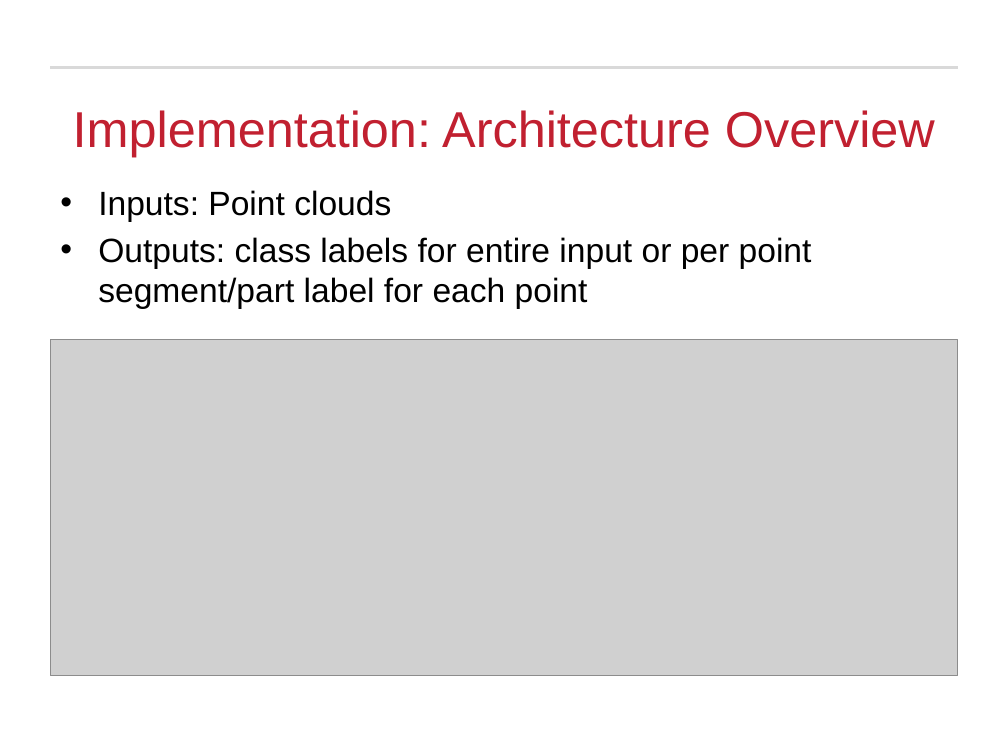
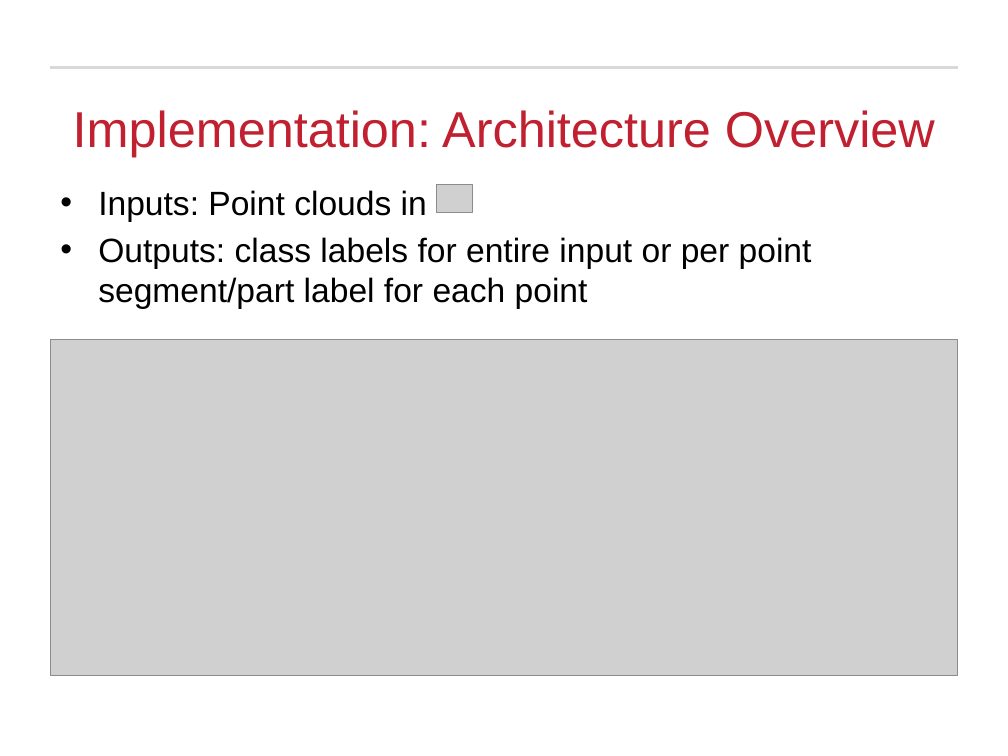
Before and after one commit to Michael-Hodges/PointNet, a slide deck: slide 8 of PowerPoints/EECE7398_Final_Project.pptx. Drawn at 1008x756 pixels with LibreOffice and Linux fonts; fonts in the diff are those of the drawing; grey boxes stand for pictures; background and template pictures are left out. Boxes give left, top, right and bottom in pixels: in the first picture for what was removed or moved away, otherwise in the second. Text is boxed around its words. In the diff, an @@ line names an element or a change of style, - is before the commit and + after.

```diff
--- a/PowerPoints/EECE7398_Final_Project.pptx
+++ b/PowerPoints/EECE7398_Final_Project.pptx
@@ text at box(98, 190, 427, 222): text changed @@
-• Inputs: Point clouds
+• Inputs: Point clouds in
@@ picture added at box(436, 184, 472, 212) @@
```
Also in this commit, not shown: 17 other slides changed, 3 slides added, 5 slides removed.
